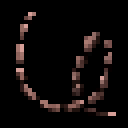
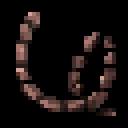
Comparing the layer stacks of the two (128, 128) images. Changes:
painted on "Rope" over bbox(16, 12, 116, 116)
